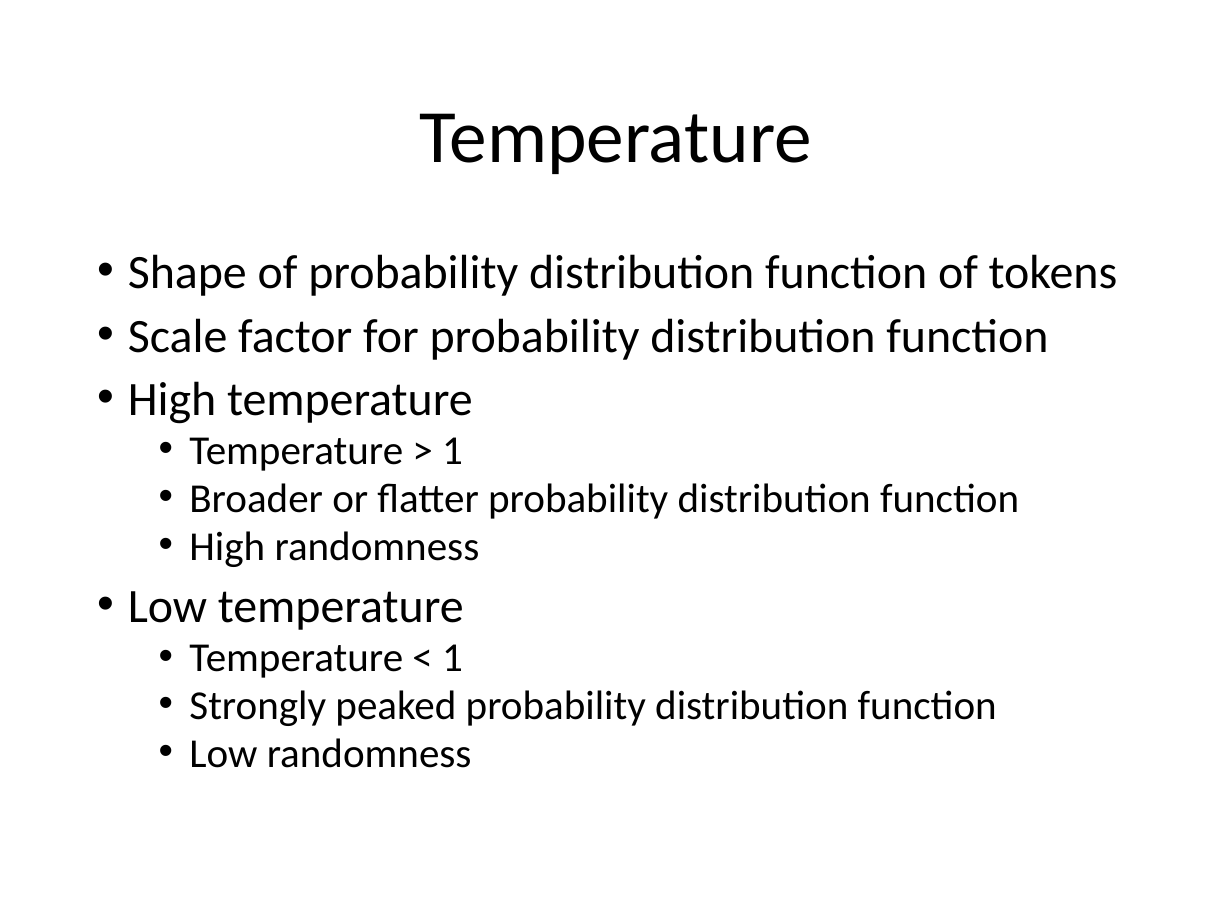
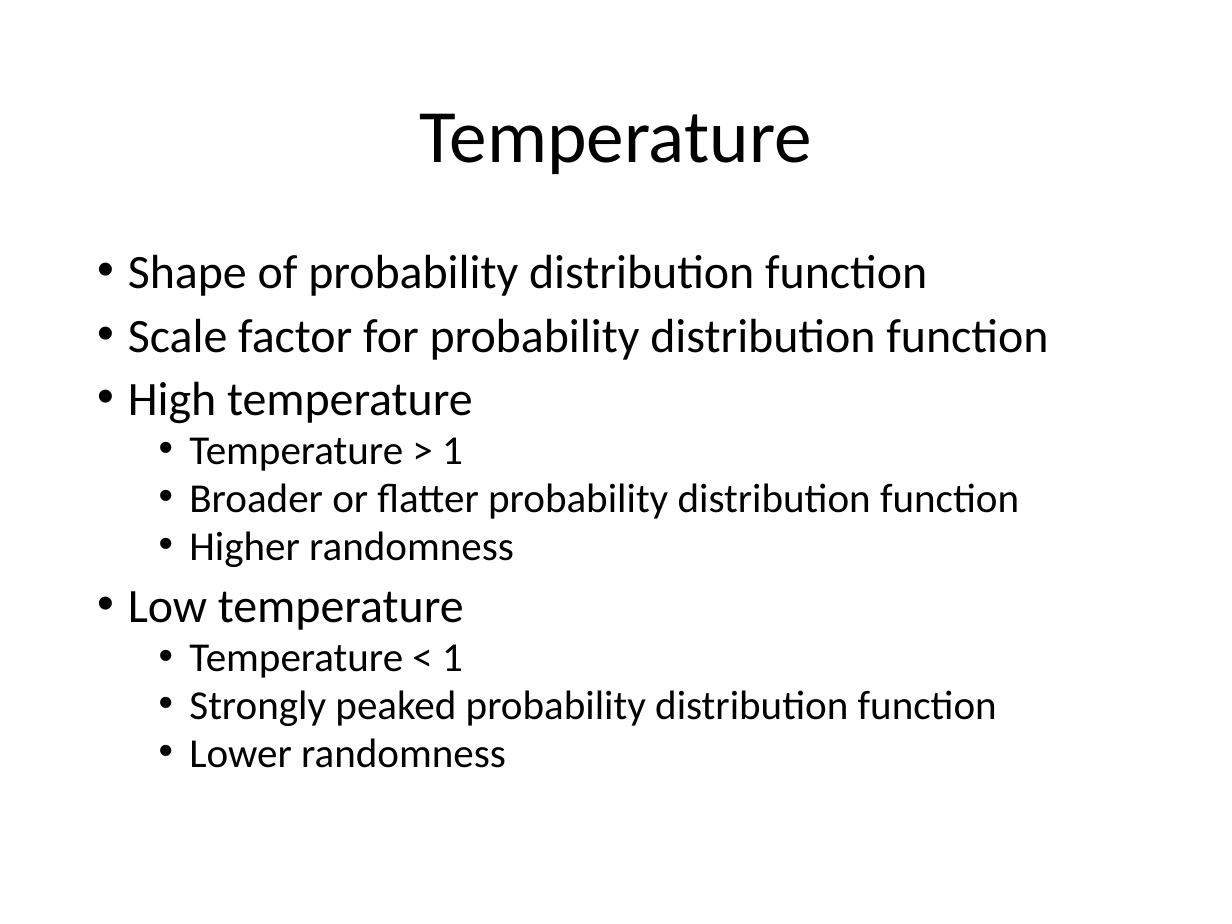
Before and after one commit to look4pritam/LargeLanguageModels, a slide deck: slide 18 of Presentations/LargeLanguageModels.pptx (slide 13 before the commit). Drawn at 1232x924 pixels with LibreOffice and Linux fonts; fonts in the diff are those of the drawing. Boxes give left, top, right and bottom in pixels: in the first picture for what was removed or moved away, otherwise in the second. Text is boxed around its words. In the diff, an @@ line names an element or a change of style, - is before the commit and + after.

```diff
--- a/Presentations/LargeLanguageModels.pptx
+++ b/Presentations/LargeLanguageModels.pptx
@@ text at <box>128,254,927,296</box>: text changed @@
-• Shape of probability distribution function of tokens
+• Shape of probability distribution function
@@ text at <box>189,531,514,567</box>: text changed @@
-  • High randomness
+  • Higher randomness
@@ text at <box>189,738,506,768</box>: text changed @@
-  • Low randomness
+  • Lower randomness
```
Also in this commit, not shown: 6 slides added, 1 slide removed.
